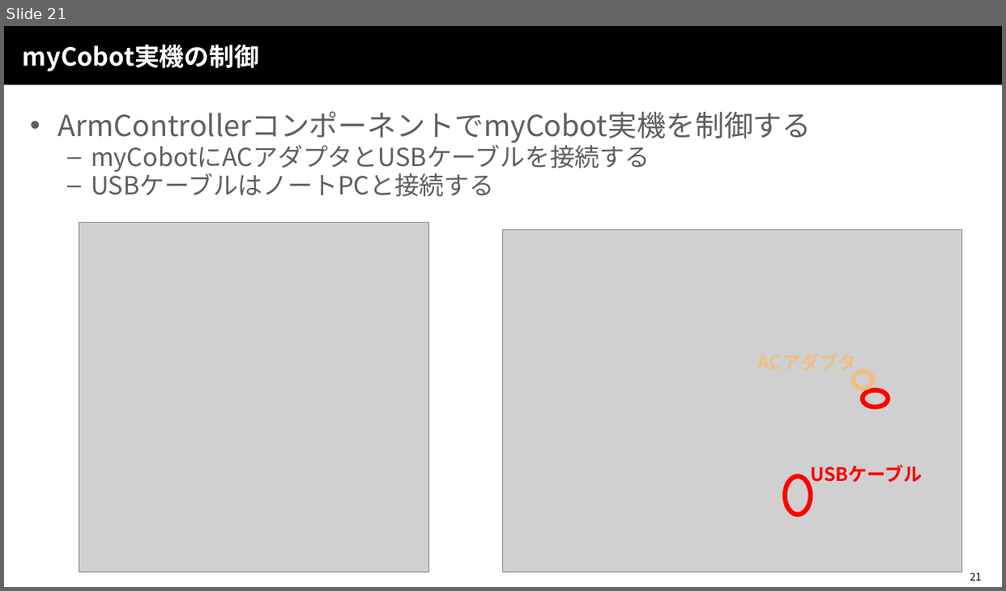
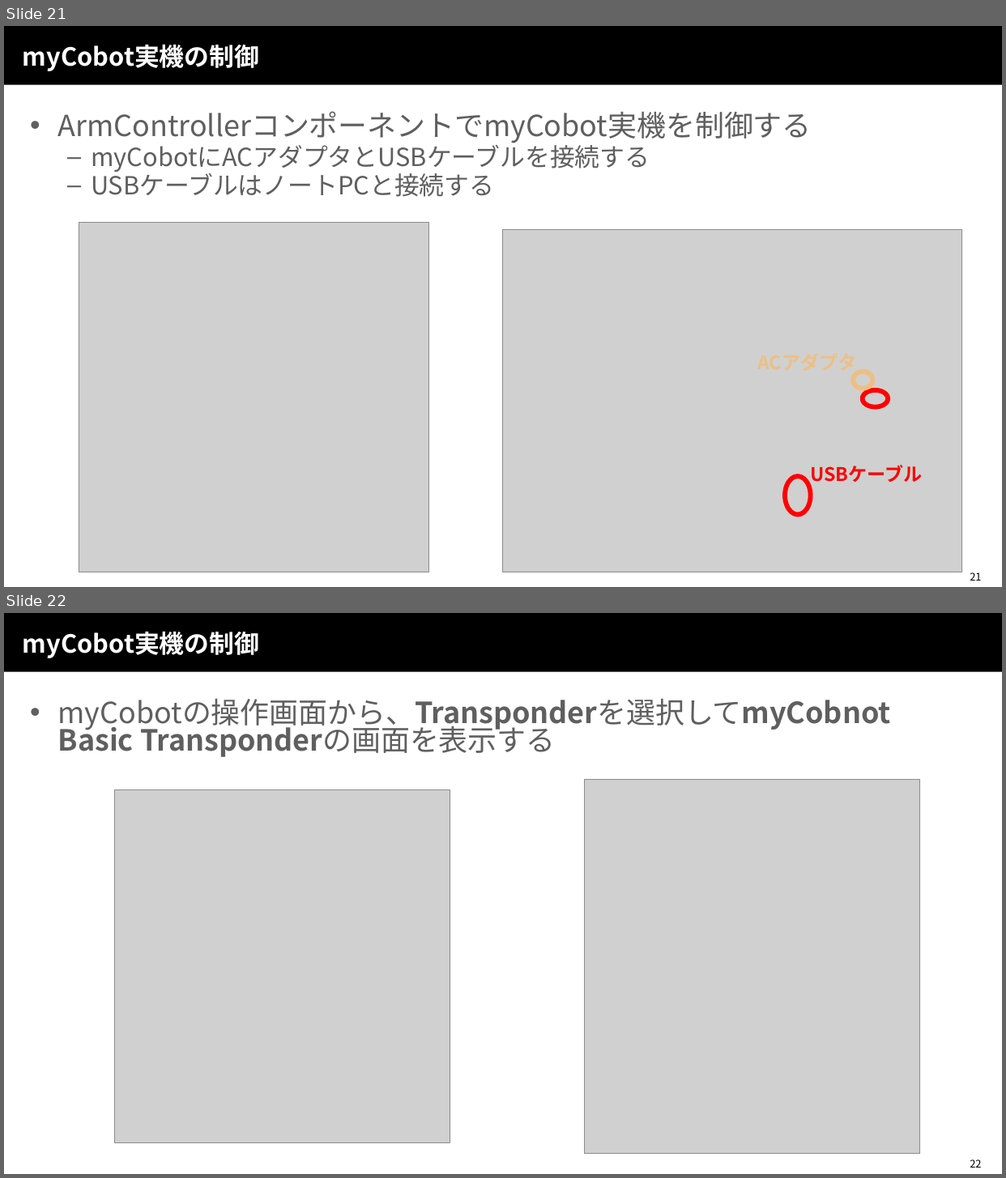
Before and after one commit to OpenRTM/RTM_Tutorial, a slide deck: ppt/サービスポート入門.pptx. Shown one above the other, each under a label of ours: slide 21 before the commit, slides 21 and 22 after it. The pictures are 1006x591 and 1006x1178 pixels, drawn with LibreOffice and Linux fonts; fonts in the diff are those of the drawing; grey boxes stand for pictures; background and template pictures are left out. Boxes give left, top, right and bottom in pixels: in the first picture for what was removed or moved away, otherwise in the second. Text is boxed around its words. In the diff, an @@ line names an element or a change of style, - is before the commit and + after.

```diff
--- a/ppt/サービスポート入門.pptx
+++ b/ppt/サービスポート入門.pptx
@@ slide 22 added at (4, 613, 1002, 1174), background #FFFFFF; not listed: 2 template elements that a slide beside it also shows @@
@@ title added at (23, 631, 259, 658), 24 pt, text #FFFFFF, bold @@
+myCobot実機の制御
@@ text added at (58, 699, 891, 757), 28 pt, text #5F5F5F, bold @@
+• myCobotの操作画面から、Transponderを選択してmyCobnot Basic Transponderの画面を表示する
@@ picture added at (584, 780, 919, 1154) @@
@@ picture added at (114, 790, 450, 1144) @@
```
Also in this commit, not shown: 1 other file.
